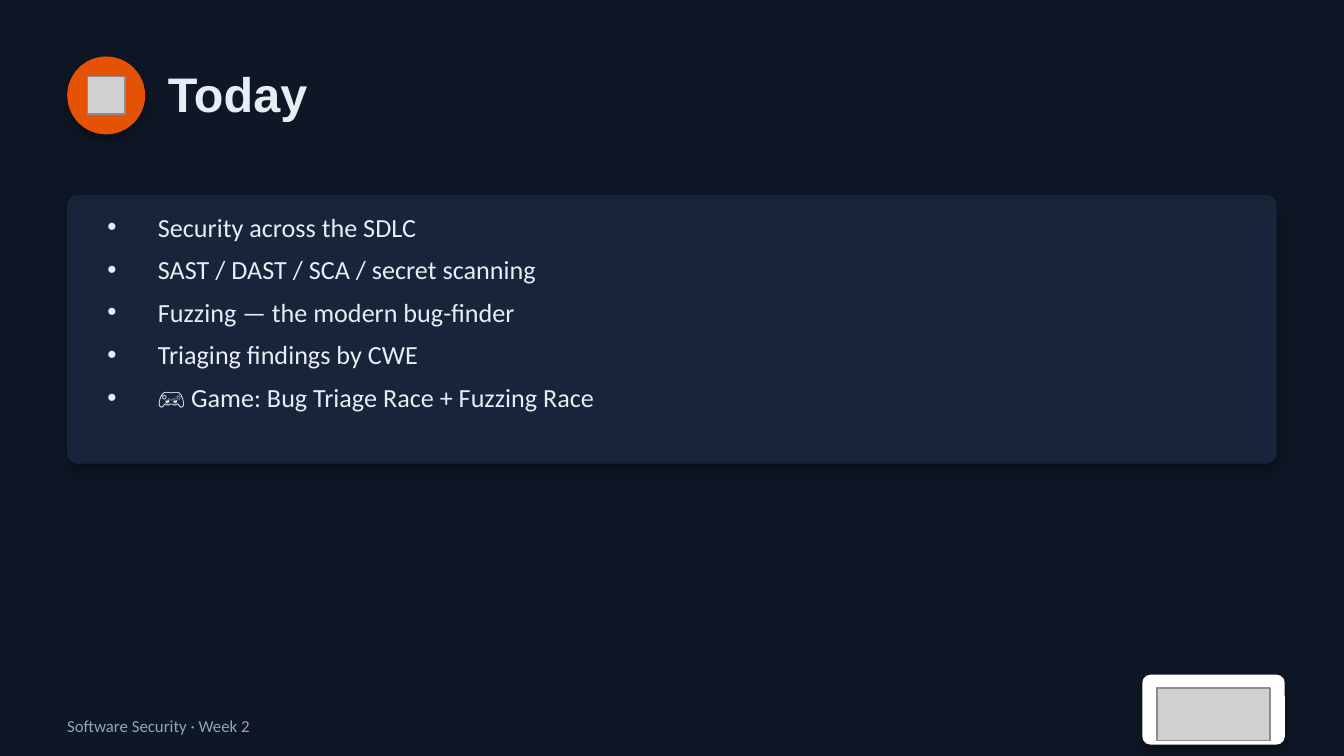
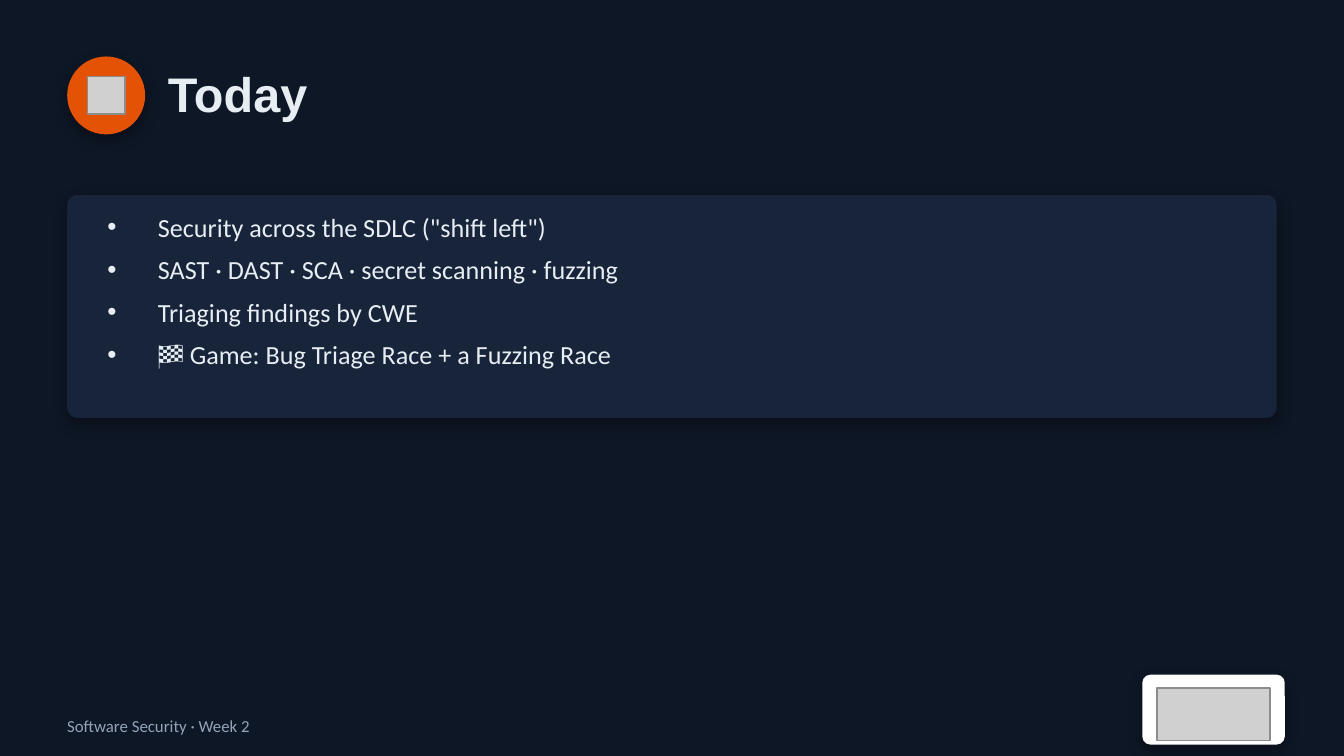
Before and after one commit to nutthakorn7/software-security, a slide deck: slide 2 of slides/pptx/week02.pptx. Drawn at 1344x756 pixels with LibreOffice and Linux fonts; fonts in the diff are those of the drawing; grey boxes stand for pictures. Boxes give left, top, right and bottom in pixels: in the first picture for what was removed or moved away, otherwise in the second. Text is boxed around its words. In the diff, an @@ line names an element or a change of style, - is before the commit and + after.

```diff
--- a/slides/pptx/week02.pptx
+++ b/slides/pptx/week02.pptx
@@ rounded rectangle: place and size @@
-rounded rectangle at (67,195,1277,464)
+rounded rectangle at (67,195,1277,418)
@@ rounded rectangle at (67,195,1277,418): proportions changed @@
@@ text at (158,218,618,284): text changed @@
-• Security across the SDLC
-• SAST / DAST / SCA / secret scanning
-• Fuzzing — the modern bug-finder
+• Security across the SDLC ("shift left")
+• SAST · DAST · SCA · secret scanning · fuzzing
@@ text at (190,346,611,369): text changed @@
-• 🎮 Game: Bug Triage Race + Fuzzing Race
+• 🏁 Game: Bug Triage Race + a Fuzzing Race
```
Also in this commit, not shown: 4 other slides changed, 1 slide added, 1 slide removed, 3 other files.
